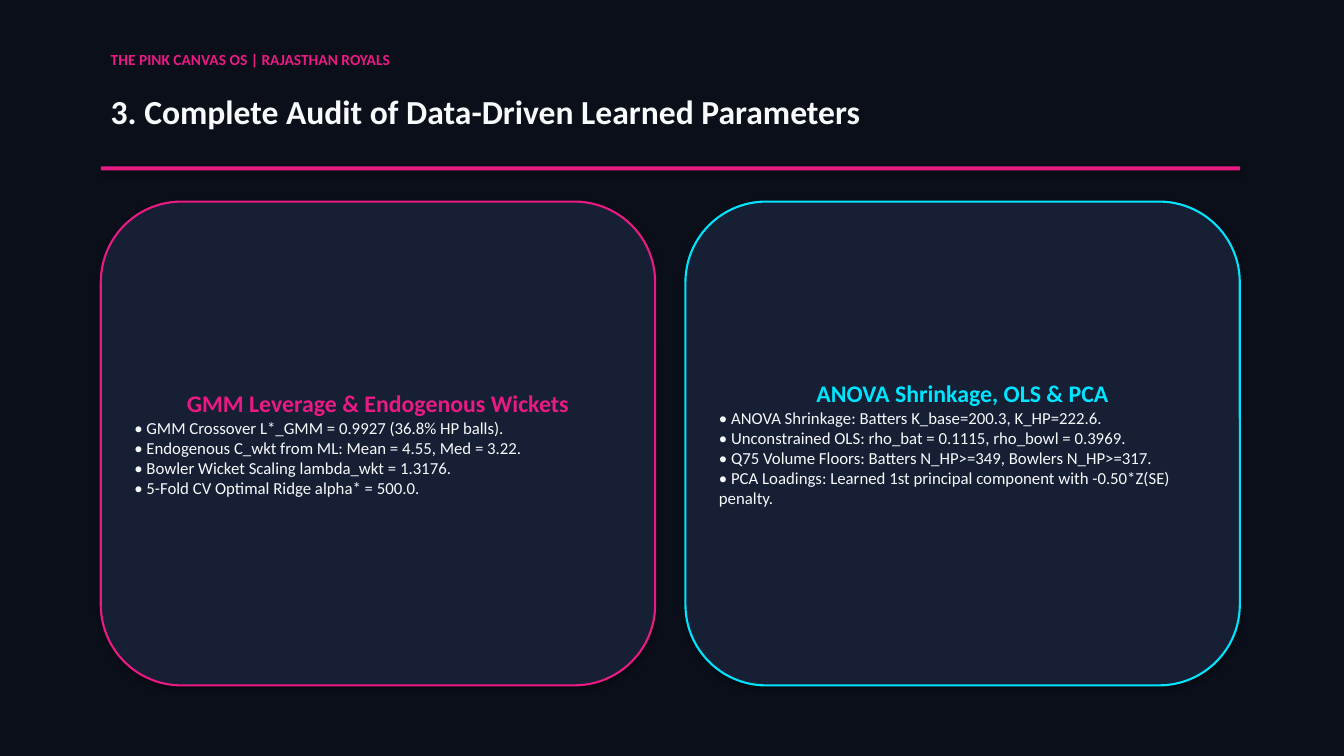
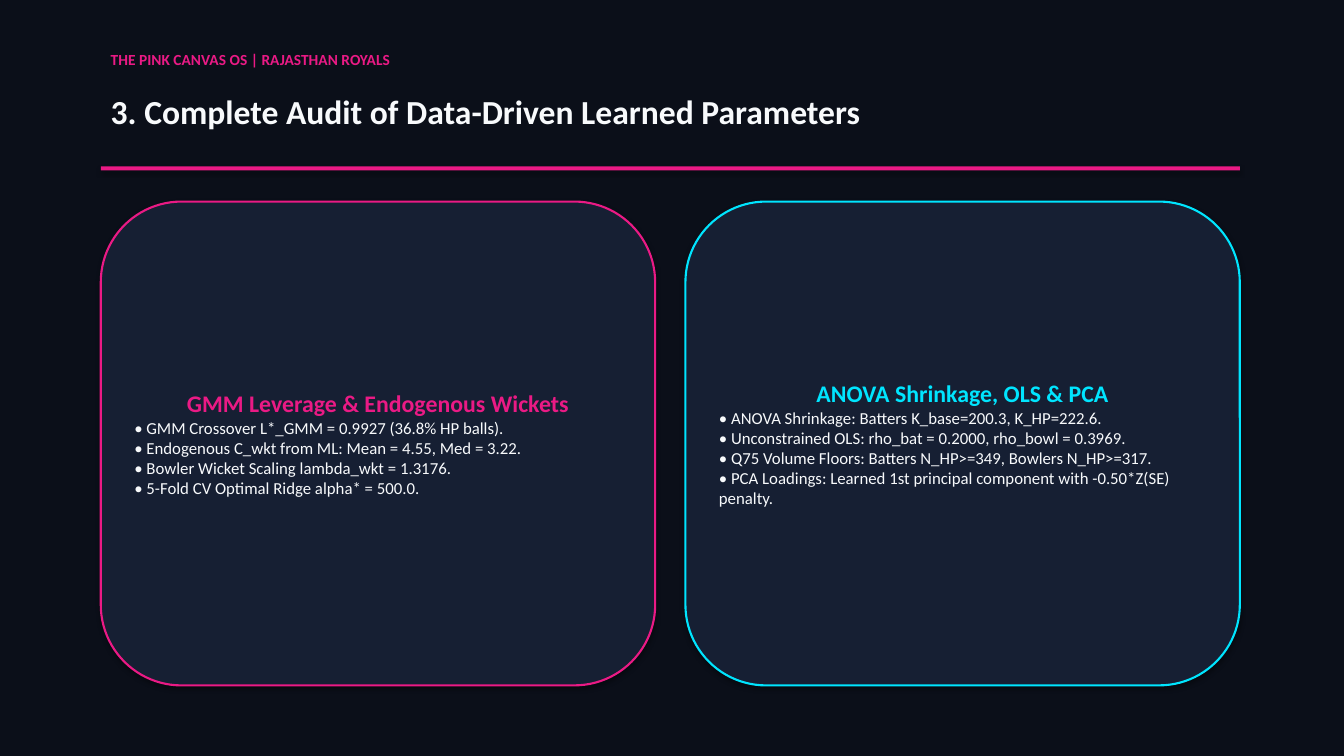
Before and after one commit to passionate-coder26/SupeRR-selector, a slide deck: slide 4 of assets/SupeRR_Selector_S2_Methodology_Report.pptx. Drawn at 1344x756 pixels with LibreOffice and Linux fonts; fonts in the diff are those of the drawing. Boxes give left, top, right and bottom in pixels: in the first picture for what was removed or moved away, otherwise in the second. Text is boxed around its words. In the diff, an @@ line names an element or a change of style, - is before the commit and + after.

```diff
--- a/assets/SupeRR_Selector_S2_Methodology_Report.pptx
+++ b/assets/SupeRR_Selector_S2_Methodology_Report.pptx
@@ text in rounded rectangle at [731, 432, 1126, 447]: text changed @@
-• Unconstrained OLS: rho_bat = 0.1115, rho_bowl = 0.3969.
+• Unconstrained OLS: rho_bat = 0.2000, rho_bowl = 0.3969.
```
Also in this commit, not shown: 2 other slides changed, 5 other files.
